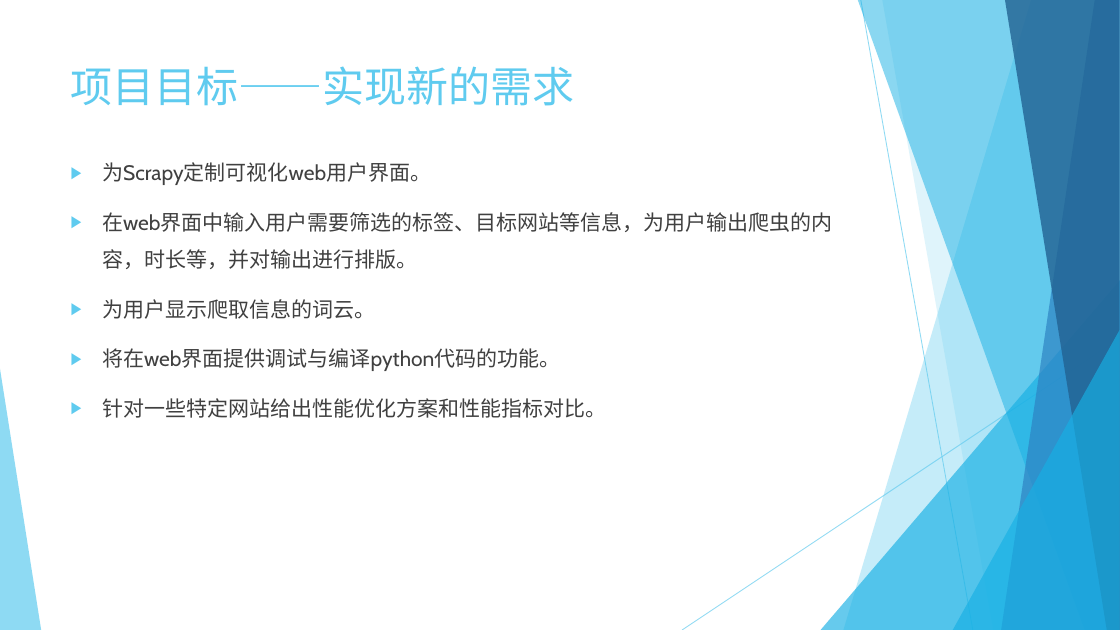
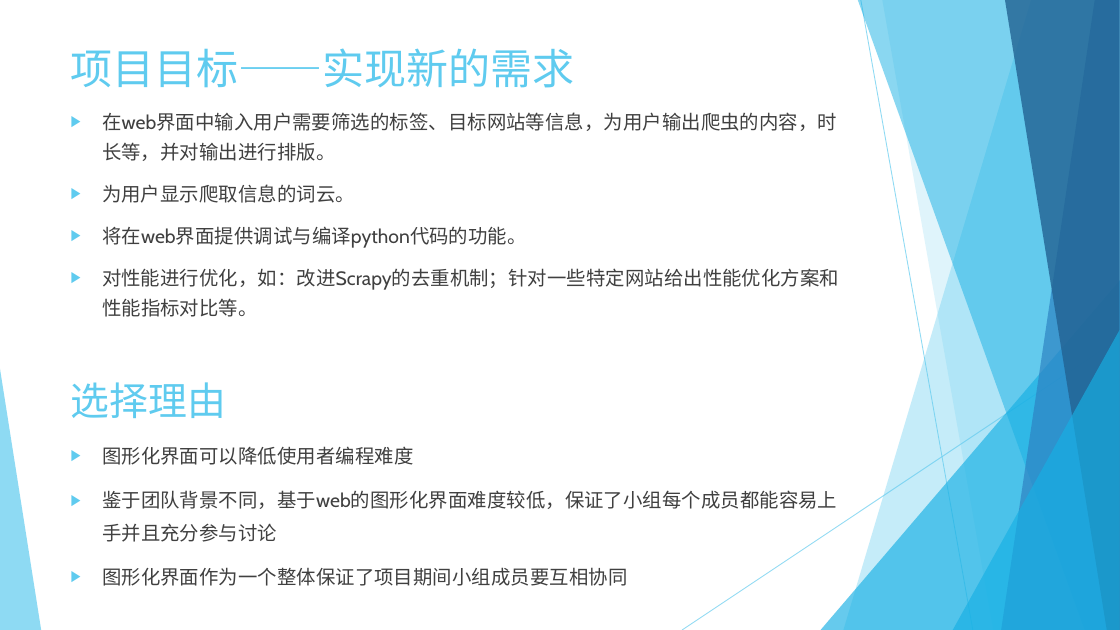
Before and after one commit to bhsei/20_B, a slide deck: slide 9 of 2-幻灯片/第3周-项目计划.pptx (slide 5 before the commit). Drawn at 1120x630 pixels with LibreOffice and Linux fonts; fonts in the diff are those of the drawing. Boxes give left, top, right and bottom in pixels: in the first picture for what was removed or moved away, otherwise in the second. Text is boxed around its words. In the diff, an @@ line names an element or a change of style, - is before the commit and + after.

```diff
--- a/2-幻灯片/第3周-项目计划.pptx
+++ b/2-幻灯片/第3周-项目计划.pptx
@@ title "项目目标——实现新的需求": place and size @@
-title "项目目标——实现新的需求" at (71,66,575,106)
+title "项目目标——实现新的需求" at (71,48,575,88)
@@ text "在web界面中输入用户需要筛选的标签、目标网站等信息，为用户输出爬虫的内容，时长等，并对输出进行排版。": place and size @@
-text "在web界面中输入用户需要筛选的标签、目标网站等信息，为用户输出爬虫的内容，时长等，并对输出进行排版。" at (102,162,833,418)
+text "在web界面中输入用户需要筛选的标签、目标网站等信息，为用户输出爬虫的内容，时长等，并对输出进行排版。" at (71,112,839,586)
@@ text at (102,112,837,248): size 18 to 16.6 pt in "在web界面中输入用户需要筛选的标签、目标网站等信息，为用户输出爬虫的内容，时长等，并对输出进行排版。", "为用户显示爬取信息的词云。", "将在web界面提供调试与编译python代码的功能。"; line spacing 1.5 to 1.3 @@
@@ text at (102,162,431,185): paragraph removed @@
-▶ 为Scrapy定制可视化web用户界面。
@@ text at (71,268,839,586): text changed; size 18 to 16.6 pt @@
-▶ 针对一些特定网站给出性能优化方案和性能指标对比。
+▶ 对性能进行优化，如：改进Scrapy的去重机制；针对一些特定网站给出性能优化方案和性能指标对比等。
+选择理由
+▶ 图形化界面可以降低使用者编程难度
+▶ 鉴于团队背景不同，基于web的图形化界面难度较低，保证了小组每个成员都能容易上手并且充分参与讨论
+▶ 图形化界面作为一个整体保证了项目期间小组成员要互相协同
```
Also in this commit, not shown: 4 other slides changed, 5 slides added, 1 slide removed, 2 other files.
